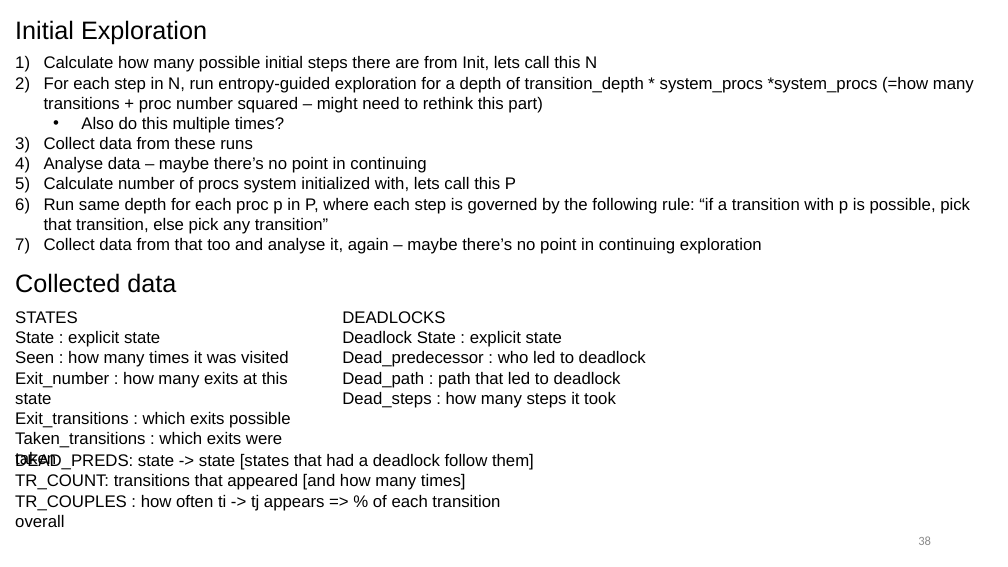
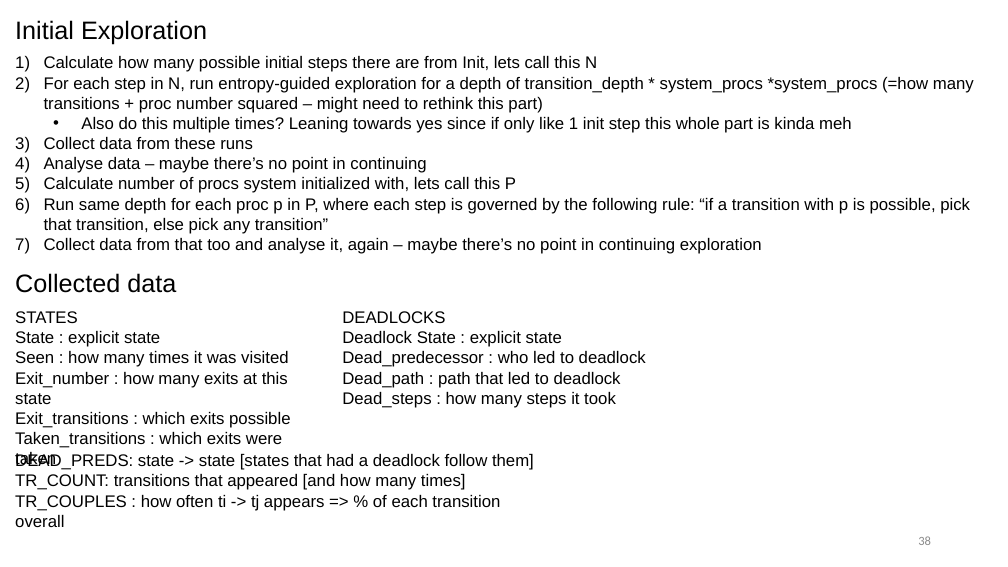
Before and after one commit to cubicle-model-checker/cubicle, a slide deck: slide 38 of mcmc_method.pptx. Drawn at 1008x567 pixels with LibreOffice and Linux fonts; fonts in the diff are those of the drawing. Boxes give left, top, right and bottom in pixels: in the first picture for what was removed or moved away, otherwise in the second. Text is boxed around its words. In the diff, an @@ line names an element or a change of style, - is before the commit and + after.

```diff
--- a/mcmc_method.pptx
+++ b/mcmc_method.pptx
@@ text at (81, 117, 852, 133): text changed @@
-  • Also do this multiple times?
+  • Also do this multiple times? Leaning towards yes since if only like 1 init step this whole part is kinda meh
```
Also in this commit, not shown: 1 other slide changed, 1 slide added.
